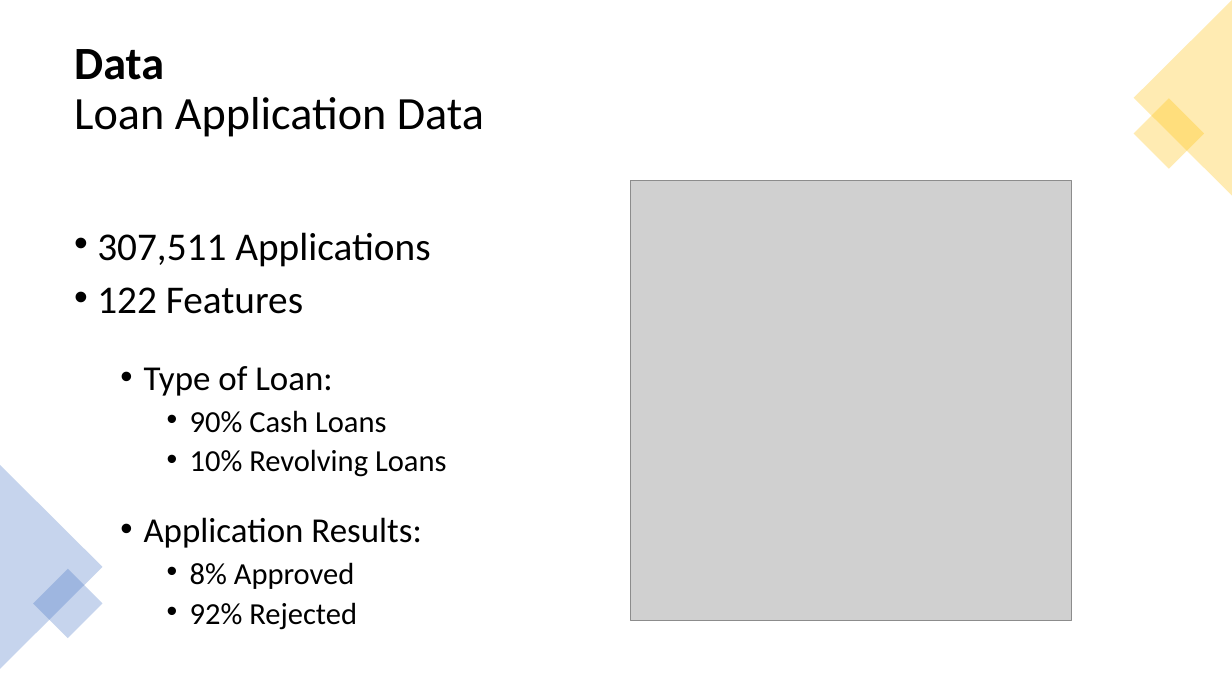
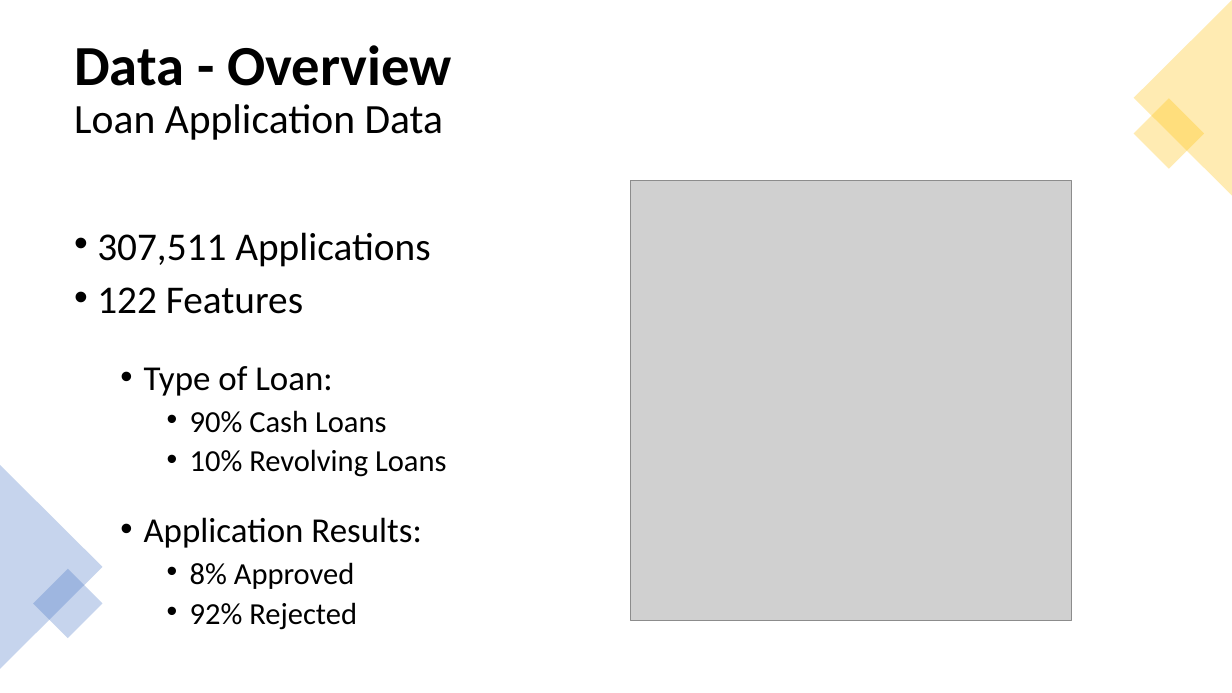
Before and after one commit to jpetoskey/Loan_App_Amended, a slide deck: slide 5 of Loan_App.pptx. Drawn at 1232x693 pixels with LibreOffice and Linux fonts; fonts in the diff are those of the drawing; grey boxes stand for pictures. Boxes give left, top, right and bottom in pixels: in the first picture for what was removed or moved away, otherwise in the second. Text is boxed around its words. In the diff, an @@ line names an element or a change of style, - is before the commit and + after.

```diff
--- a/Loan_App.pptx
+++ b/Loan_App.pptx
@@ title at <box>74,45,452,140</box>: text changed; size 36 to 32.4 pt @@
-Data
-Loan Application Data
+Data - Overview
+Loan Application Data
```
Also in this commit, not shown: 10 other slides changed, 1 other file.
